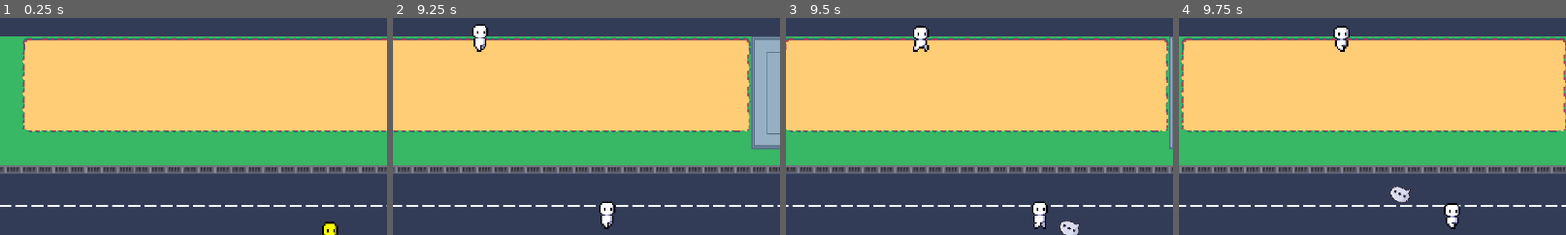
Above: before the commit, frames 1-4 (left to right).
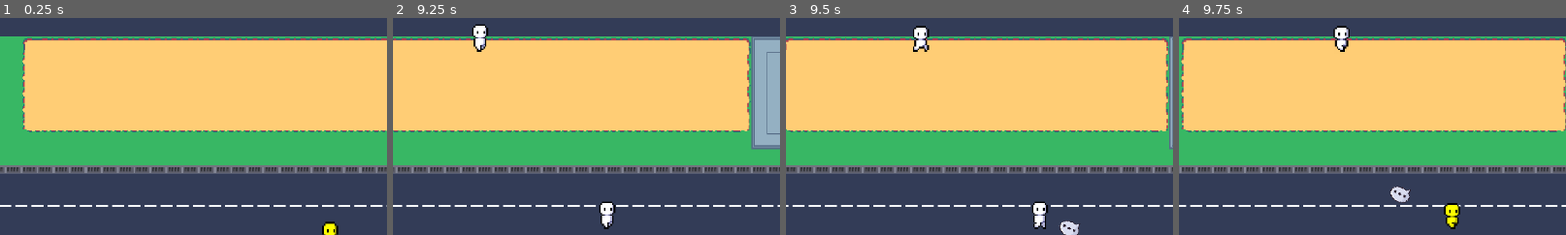
Above: after the commit, the same moments.

Repository: eliseokeefe/GameDevFinal
Game: Godot game, scene res://main.tscn
The game is run twice, just before and just after one commit, with the same random seed, the same clock (stepped at 60 frames per second) and the same inputs.
Inputs (mouse positions are % of the whole screen's width and height, from its top left):
- Up to frame 1 (0.25 s): no input
- Up to frame 2 (9.25 s): move the mouse to (72, 45) at 0.52 s; hold D (right) 0.53-1.28 s; click (72, 45) at 0.6 s; move the mouse to (30, 55) at 1.27 s; hold S (down) 1.28-2.03 s; click (30, 55) at 1.35 s; move the mouse to (60, 28) at 2.02 s; hold D (right) 2.03-2.78 s; click (60, 28) at 2.1 s; move the mouse to (45, 70) at 2.77 s; hold W (up) 2.78-3.53 s; click (45, 70) at 2.85 s; move the mouse to (80, 65) at 3.52 s; hold A (left) 3.53-5.03 s; click (80, 65) at 3.6 s; move the mouse to (20, 35) at 4.27 s; click (20, 35) at 4.35 s; move the mouse to (55, 50) at 5.02 s; hold S (down) 5.03-5.78 s; click (55, 50) at 5.1 s; move the mouse to (35, 25) at 5.77 s; hold D (right) 5.78-6.53 s; click (35, 25) at 5.85 s; move the mouse to (72, 45) at 6.52 s; hold W (up) 6.53-7.28 s; click (72, 45) at 6.6 s; move the mouse to (30, 55) at 7.27 s; hold D (right) 7.28-8.03 s; click (30, 55) at 7.35 s; move the mouse to (60, 28) at 8.02 s; hold S (down) 8.03-8.78 s; click (60, 28) at 8.1 s; move the mouse to (45, 70) at 8.77 s; hold A (left) from 8.78 s (still down); click (45, 70) at 8.85 s
- Up to frame 3 (9.5 s): keep holding A (left)
- Up to frame 4 (9.75 s): move the mouse to (80, 65) at 9.52 s; release A (left) at 9.53 s; hold W (up) from 9.53 s (still down); click (80, 65) at 9.6 s
The pictures show only the part of the screen within x 17-66%, y 22-72%; the shares and areas given below are measured in that part.

Frames 1-3 are identical in both runs. In frame 4, 0.3% of the frame differs, in the area x 68-73%, y 86-97%.

Commit message:
added citizen projectile interaction

Diff:
--- a/citizen.gd
+++ b/citizen.gd
@@ -19,9 +19,9 @@
 	convinced = true
 	$AnimatedSprite2D.modulate = Color(1, 1, 0)
 
-func _on_hurt_box_body_entered(body):
-	if body.is_in_group("projectiles"):
-		change_mind()
-
 func _on_timer_timeout():
 	queue_free()
+
+func _on_hurt_box_area_entered(area):
+	if area.is_in_group("projectiles"):
+		change_mind()
--- a/citizen.tscn
+++ b/citizen.tscn
@@ -71,5 +71,5 @@
 autostart = true
 
 [connection signal="ready" from="." to="." method="_on_ready"]
-[connection signal="body_entered" from="HurtBox" to="." method="_on_hurt_box_body_entered"]
+[connection signal="area_entered" from="HurtBox" to="." method="_on_hurt_box_area_entered"]
 [connection signal="timeout" from="Timer" to="." method="_on_timer_timeout"]
--- a/player sprites/speech.gd
+++ b/player sprites/speech.gd
@@ -3,6 +3,7 @@
 var speed = 300 #can be changed
 
 func _ready():
+	add_to_group("projectiles")
 	set_as_top_level(true)
 
 func _process(delta):
